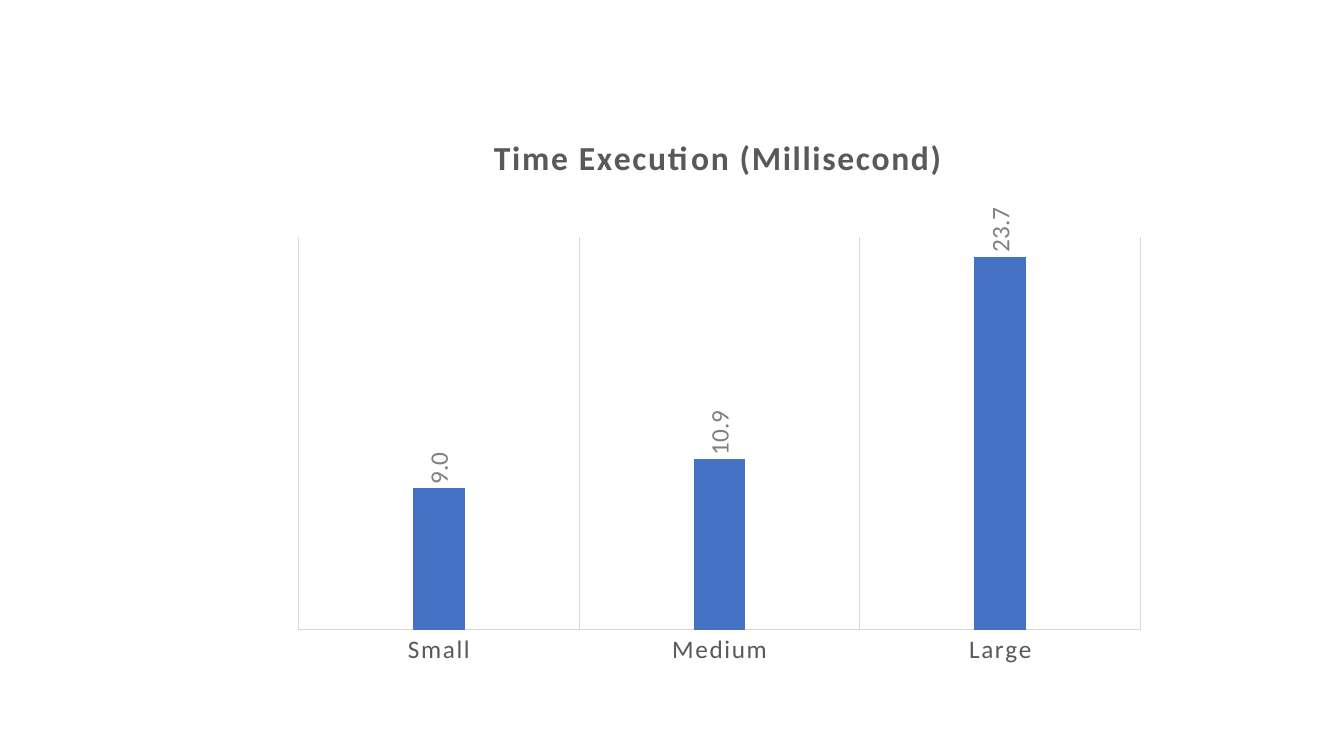
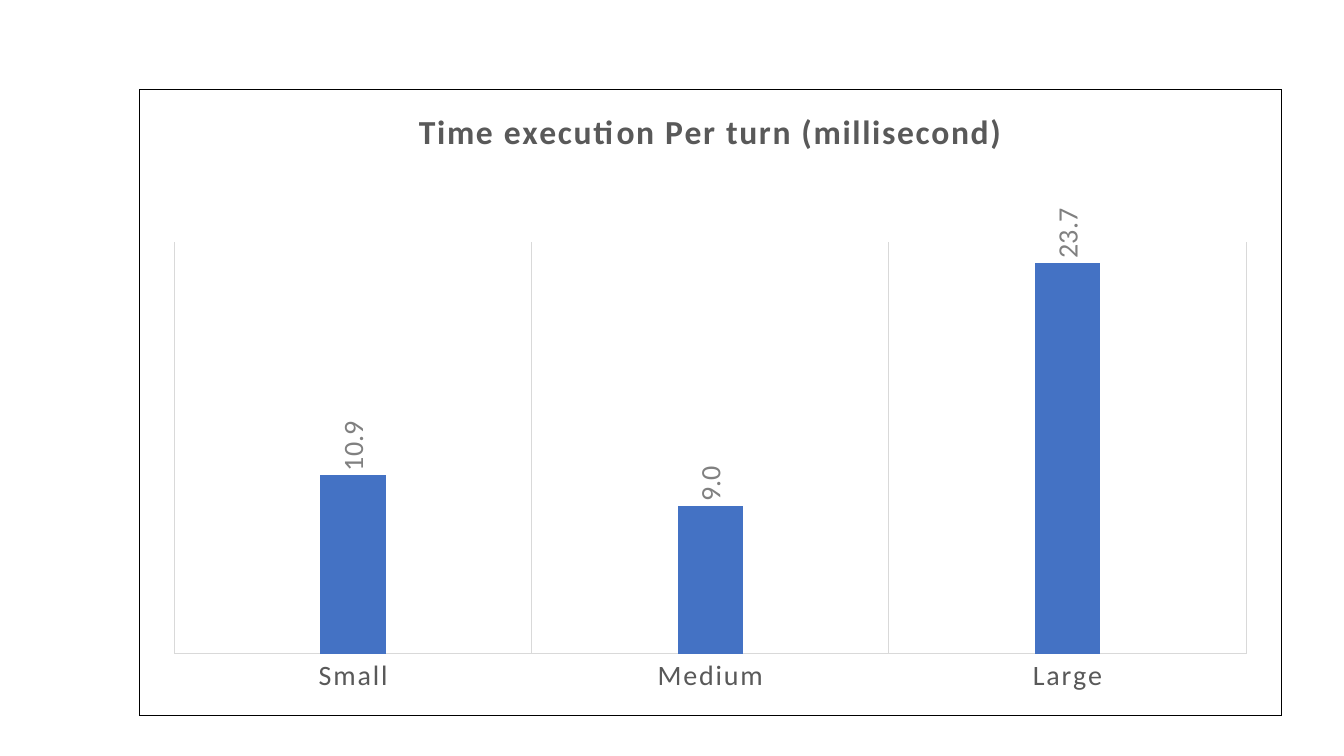
Before and after one commit to Olydia/Discolog, a slide deck: slide 1 of papers/Intellisys/figs/time_exec.pptx. Drawn at 1344x756 pixels with LibreOffice and Linux fonts; fonts in the diff are those of the drawing. Boxes give left, top, right and bottom in pixels: in the first picture for what was removed or moved away, otherwise in the second. Text is boxed around its words. In the diff, an @@ line names an element or a change of style, - is before the commit and + after.

```diff
--- a/papers/Intellisys/figs/time_exec.pptx
+++ b/papers/Intellisys/figs/time_exec.pptx
@@ column chart at <box>140,90,1281,716</box> @@
@@ title "Time Execution (Millisecond) " to "Time execution Per turn (millisecond) " @@
@@ Series 1, Small: 9 to 10.9 @@
@@ Series 1, Medium: 10.9 to 9 @@
@@ data labels of Series 1 changed @@
@@ category axis changed @@
@@ border changed @@
@@ column chart: place and size @@
-column chart at <box>271,92,1169,690</box>
+column chart at <box>140,90,1281,716</box>
```
Also in this commit, not shown: 10 other files.
